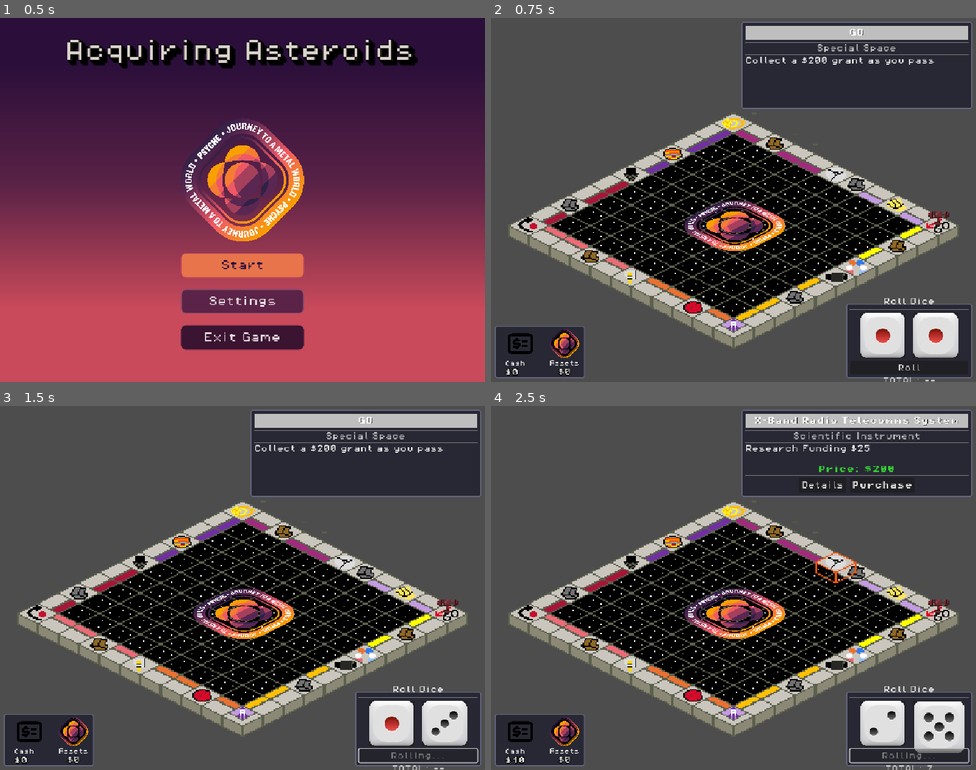
Above: before the commit, frames 1-4 (two rows, left to right).
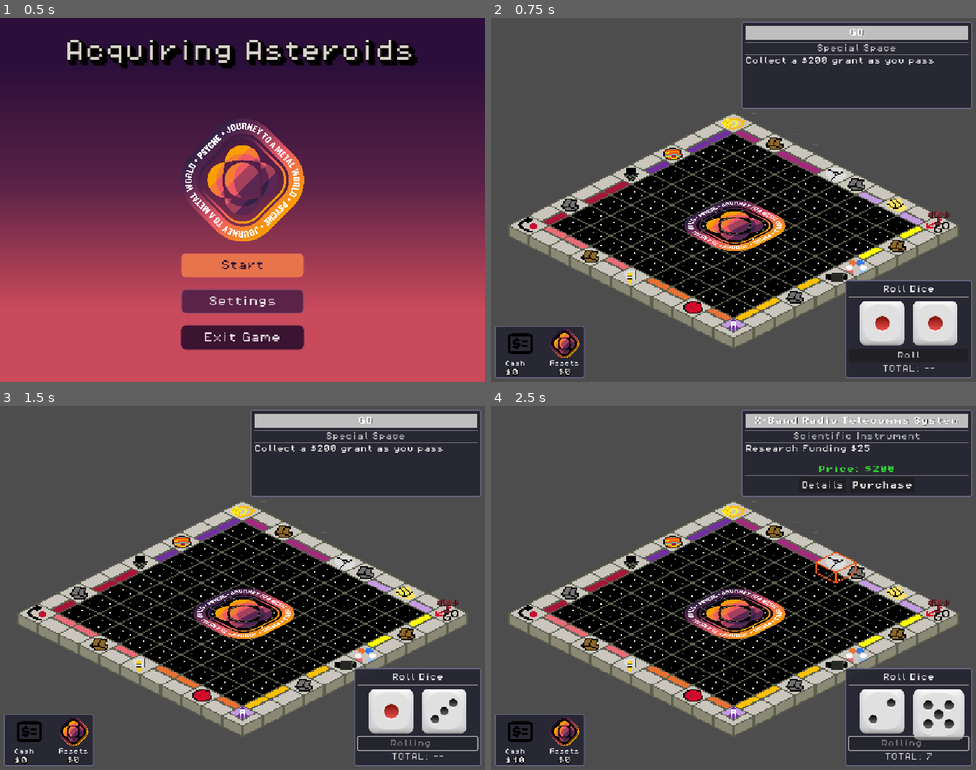
Above: after the commit, the same moments.

Repository: MissionToPsyche-Platinum/platinum_24d_game_psycheopoly-psb
Game: Godot game, scene res://scenes/StartMenu.tscn
Same seed, same stepped clock (60 frames per second), same inputs: the game is played once before the commit and once after it.
Inputs (mouse positions are in pixels of both pictures, inside the frame that each line leads up to):
- Up to frame 1 (0.5 s): no input
- Up to frame 2 (0.75 s): click "Start" at 0.5 s
- Up to frame 3 (1.5 s): click "Roll" at 1.25 s
- Up to frame 4 (2.5 s): tap Enter at 2 s; move the mouse to (840, 569) at 2.02 s; tap C at 2.1 s; click (840, 569) at 2.17 s

Frame 1 is identical in both runs. In frame 2, 3.7% of the frame differs, in the area x 73-100%, y 72-100%; in frame 3, 4.0%; in frame 4, 4.1%.

Commit message:
fix: adjust node paths and layout for dice slots in DiceRollPanel

Diff:
--- a/scenes/DiceRollPanel.tscn
+++ b/scenes/DiceRollPanel.tscn
@@ -38,8 +38,8 @@
 size_flags_vertical = 4
 script = ExtResource("1_gn10m")
 dice_faces = Array[Texture2D]([ExtResource("2_uv78u"), ExtResource("3_uw5oi"), ExtResource("4_rxcad"), ExtResource("5_yqaqp"), ExtResource("6_2tjk1"), ExtResource("7_kd3ah")])
-die1_path = NodePath("RollPanel/MarginContainer/VBox/DiceRow/DieSlot1/Die1")
-die2_path = NodePath("RollPanel/MarginContainer/VBox/DiceRow/DieSlot2/Die2")
+die1_path = NodePath("RollPanel/MarginContainer/VBox/DiceRow/Die1")
+die2_path = NodePath("RollPanel/MarginContainer/VBox/DiceRow/Die2")
 roll_button_path = NodePath("RollPanel/MarginContainer/VBox/RollButton")
 total_label_path = NodePath("RollPanel/MarginContainer/VBox/ResultLabel")
 
@@ -48,8 +48,8 @@
 anchors_preset = 15
 anchor_right = 1.0
 anchor_bottom = 1.0
-offset_left = -73.999985
-offset_top = -25.0
+offset_left = -75.999985
+offset_top = -75.0
 offset_right = 1.5258789e-05
 grow_horizontal = 2
 grow_vertical = 2
@@ -88,19 +88,11 @@
 theme_override_constants/separation = 16
 alignment = 1
 
-[node name="DieSlot1" type="PanelContainer" parent="RollPanel/MarginContainer/VBox/DiceRow"]
-custom_minimum_size = Vector2(96, 96)
-layout_mode = 2
-
-[node name="Die1" type="TextureRect" parent="RollPanel/MarginContainer/VBox/DiceRow/DieSlot1"]
+[node name="Die1" type="TextureRect" parent="RollPanel/MarginContainer/VBox/DiceRow"]
 layout_mode = 2
 stretch_mode = 5
 
-[node name="DieSlot2" type="PanelContainer" parent="RollPanel/MarginContainer/VBox/DiceRow"]
-custom_minimum_size = Vector2(96, 96)
-layout_mode = 2
-
-[node name="Die2" type="TextureRect" parent="RollPanel/MarginContainer/VBox/DiceRow/DieSlot2"]
+[node name="Die2" type="TextureRect" parent="RollPanel/MarginContainer/VBox/DiceRow"]
 layout_mode = 2
 stretch_mode = 5
 
